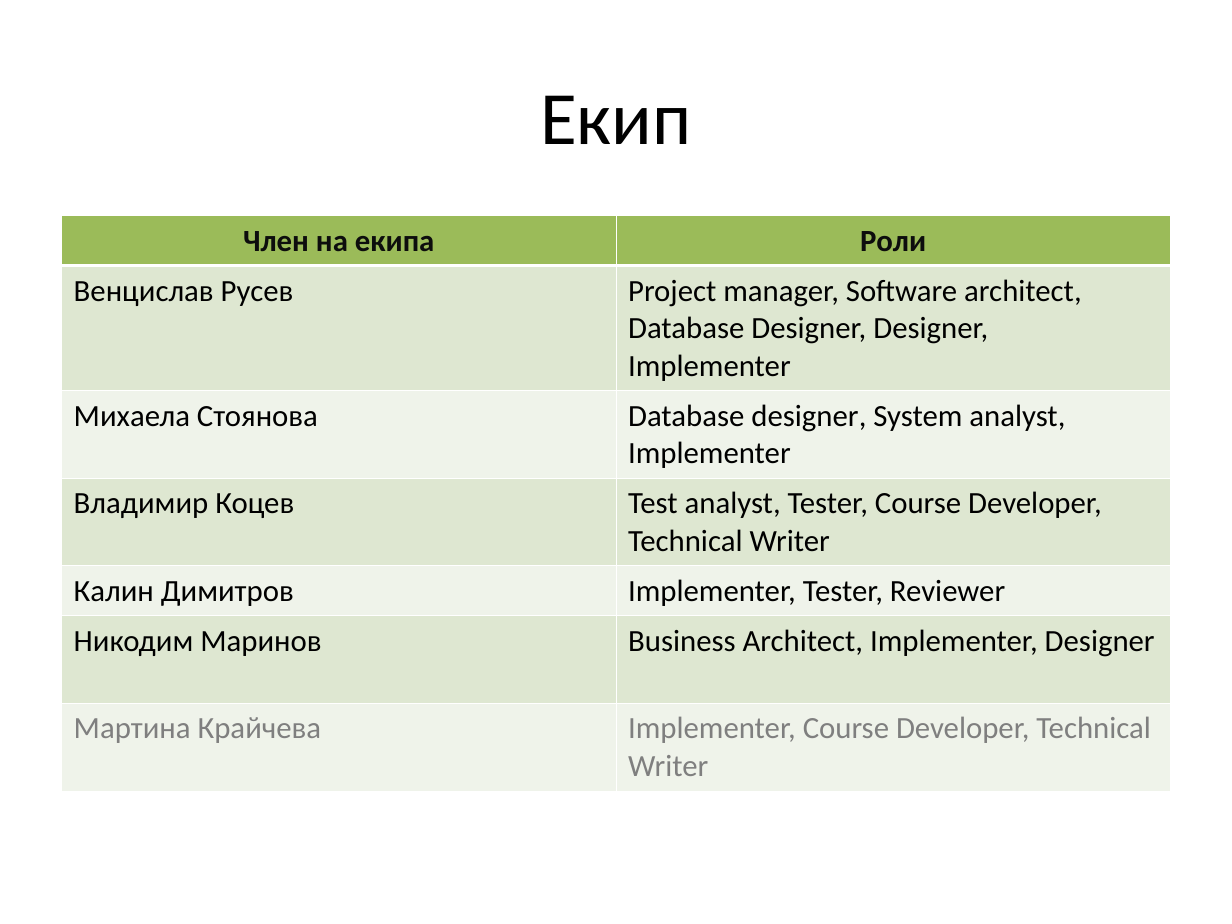
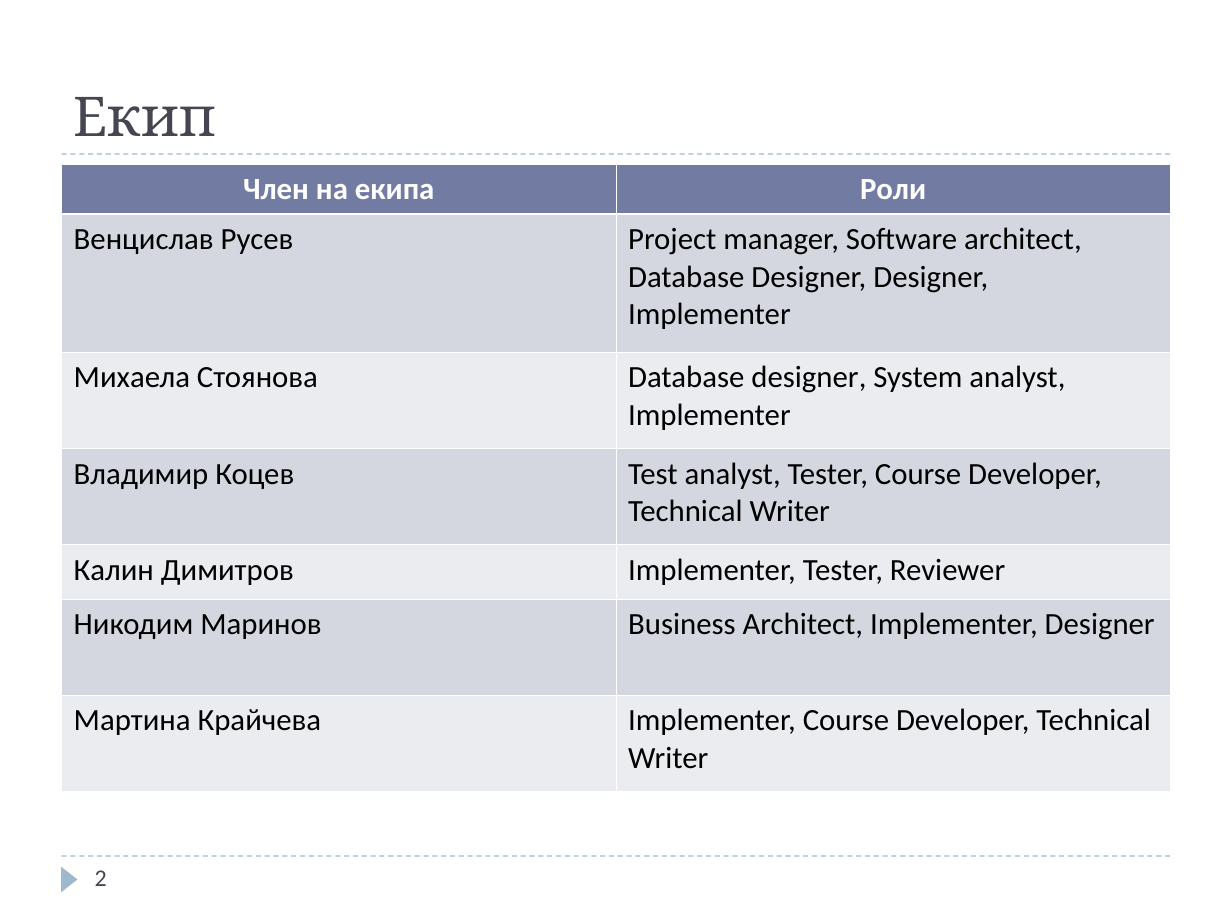
Before and after one commit to jasimcse/team2-strawberry, a slide deck: slide 2 of prezentaciq/venci.ppt. Drawn at 1232x924 pixels with LibreOffice and Linux fonts; fonts in the diff are those of the drawing. Boxes give left, top, right and bottom in pixels: in the first picture for what was removed or moved away, otherwise in the second. Text is boxed around its words. In the diff, an @@ line names an element or a change of style, - is before the commit and + after.

```diff
--- a/prezentaciq/venci.ppt
+++ b/prezentaciq/venci.ppt
@@ title "Екип": place and size @@
-title "Екип" at box(540, 95, 691, 144)
+title "Екип" at box(74, 97, 216, 136)
@@ title "Екип" at box(74, 97, 216, 136): size 44 to 32 pt, font Calibri to Cambria, text colour #000000 to #464653; alignment centre to left; vertical alignment middle to bottom @@
@@ table at box(62, 164, 1170, 773) @@
@@ fill #9BBB59 to #727CA3 in row 1 @@
@@ fill #DEE7D1 to #D5D7E0 in 6 cells @@
@@ fill #EFF3EA to #EBECF0 in 6 cells @@
@@ text colour #0D0D0D to #FFFFFF in "Член на екипа", "Роли" @@
@@ text colour #7F7F7F to #000000 in "Мартина Крайчева", "Implementer, Course Developer, Technical Writer" @@
@@ table: place and size @@
-table at box(62, 216, 1170, 780)
+table at box(62, 164, 1170, 773)
@@ line added from (62, 154) to (1170, 154), #9FB8CD 0.74 pt dashed @@
@@ line added from (62, 856) to (1170, 856), #9FB8CD 0.74 pt dashed @@
@@ triangle added at box(62, 866, 78, 892), fill #9FB8CD @@
@@ page number added at box(95, 870, 107, 886), 14 pt, text #464653 @@
+2
```
Also in this commit, not shown: 37 other slides changed, 1 slide added, 1 slide removed.
